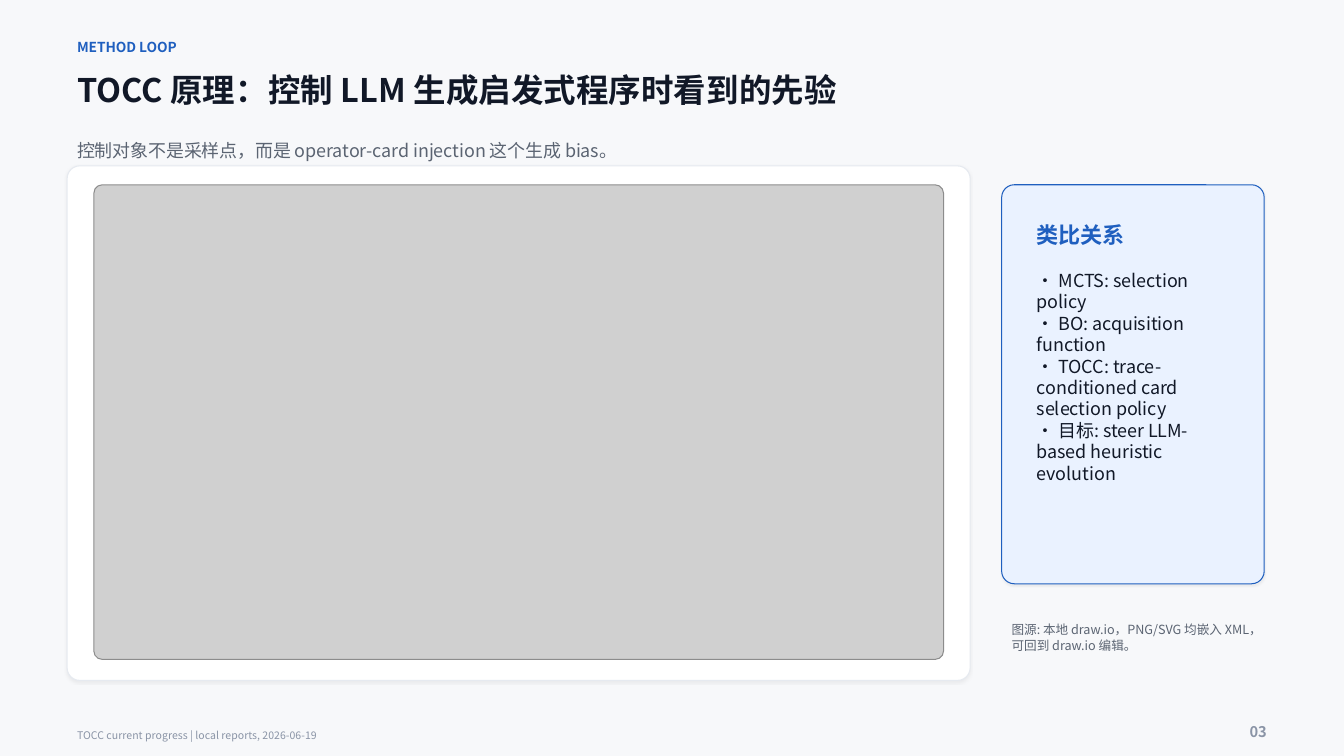
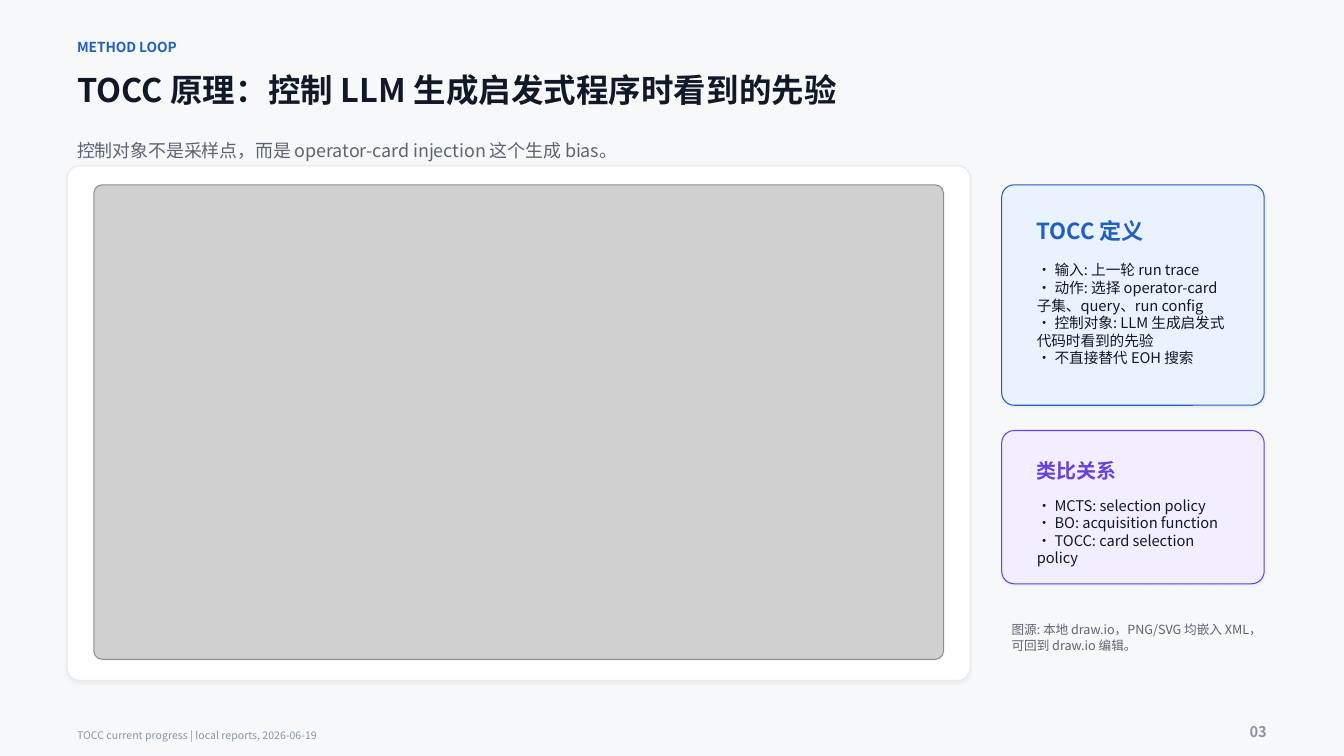
Before and after one commit to gjd12345/agent_go, a slide deck: slide 3 of eoh_go_workspace/reports/auto_experiment_reports/tocc_current_progress_20260619.pptx. Drawn at 1344x756 pixels with LibreOffice and Linux fonts; fonts in the diff are those of the drawing; grey boxes stand for pictures. Boxes give left, top, right and bottom in pixels: in the first picture for what was removed or moved away, otherwise in the second. Text is boxed around its words. In the diff, an @@ line names an element or a change of style, - is before the commit and + after.

Commit message:
docs(tocc): add explicit TOCC definition to deck

```diff
--- a/eoh_go_workspace/reports/auto_experiment_reports/tocc_current_progress_20260619.pptx
+++ b/eoh_go_workspace/reports/auto_experiment_reports/tocc_current_progress_20260619.pptx
@@ rounded rectangle: place and size @@
-rounded rectangle at [1002,185,1264,584]
+rounded rectangle at [1002,185,1264,405]
@@ rounded rectangle at [1002,185,1264,405]: proportions changed @@
@@ text added at [1037,220,1144,241], 15.8 pt, text #1F5FBF, bold @@
+TOCC 定义
@@ text added at [1037,262,1224,364], 10.5 pt, text #111827 @@
+• 输入: 上一轮 run trace
+• 动作: 选择 operator-card 子集、query、run config
+• 控制对象: LLM 生成启发式代码时看到的先验
+• 不直接替代 EOH 搜索
@@ rounded rectangle added at [1002,431,1264,584], fill #F2EEFF, outline #6741D9 0.75 pt @@
@@ text "类比关系": place and size @@
-text "类比关系" at [1037,224,1125,245]
+text "类比关系" at [1037,461,1117,480]
@@ text "类比关系" at [1037,461,1117,480]: size 15.8 to 14.2 pt, text colour #1F5FBF to #6741D9 @@
@@ text "• MCTS: selection policy": place and size @@
-text "• MCTS: selection policy" at [1037,272,1189,481]
+text "• MCTS: selection policy" at [1037,499,1218,567]
@@ text at [1055,499,1218,532]: size 12.8 to 10.5 pt in "• MCTS: selection policy", "• BO: acquisition function" @@
@@ text at [1037,531,1195,567]: text changed; size 12.8 to 10.5 pt @@
-• TOCC: trace-conditioned card selection policy
-• 目标: steer LLM-based heuristic evolution
+• TOCC: card selection policy
```
Also in this commit, not shown: 1 other slide changed.
